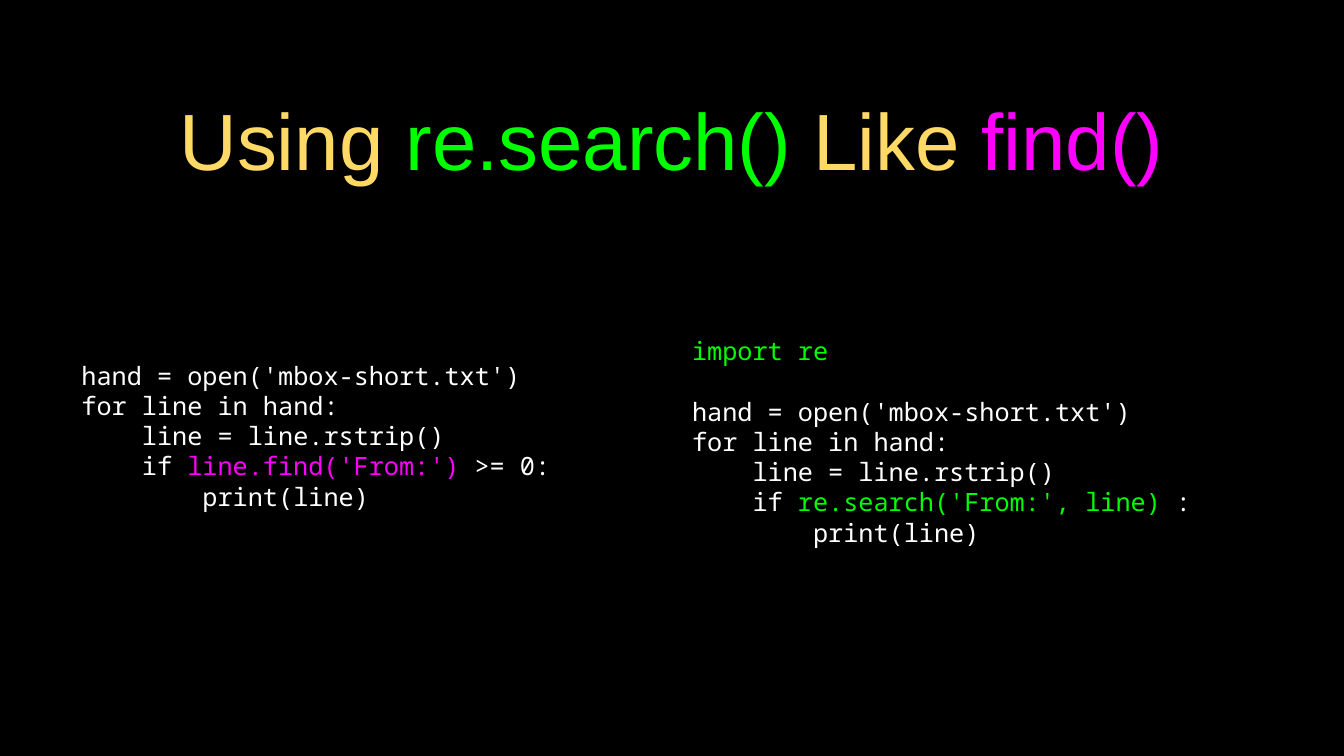
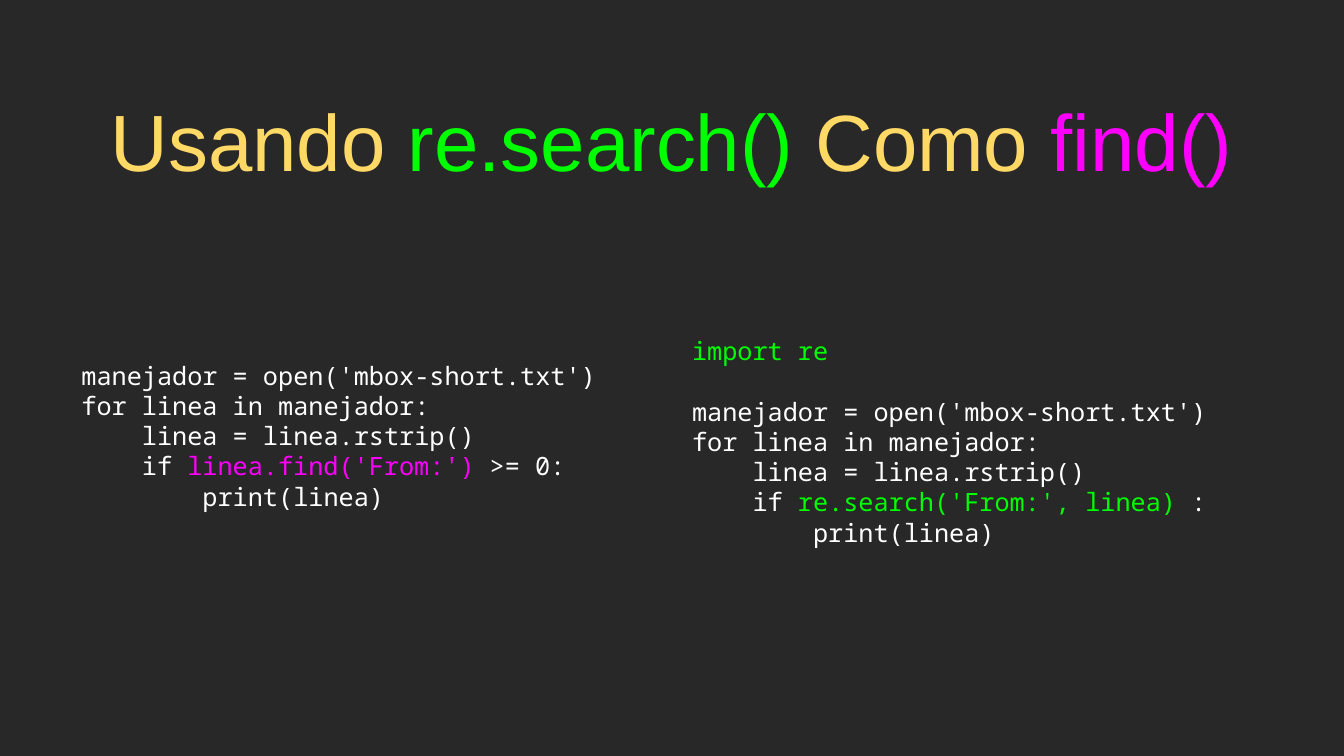
Before and after one commit to csev/py4e, a slide deck: slide 9 of lectures3/Pythonlearn-11-Regex.pptx. Drawn at 1344x756 pixels with LibreOffice and Linux fonts; fonts in the diff are those of the drawing. Boxes give left, top, right and bottom in pixels: in the first picture for what was removed or moved away, otherwise in the second. Text is boxed around its words. In the diff, an @@ line names an element or a change of style, - is before the commit and + after.

```diff
--- a/lectures3/Pythonlearn-11-Regex.pptx
+++ b/lectures3/Pythonlearn-11-Regex.pptx
@@ background #000000 to #282828 @@
@@ title at [111,113,1232,186]: text changed @@
-Using re.search() Like find()
+Usando re.search() Como find()
@@ text at [81,366,596,512]: text changed @@
-hand = open('mbox-short.txt')
-for line in hand:
-line = line.rstrip()
-if line.find('From:') >= 0:
-print(line)
+manejador = open('mbox-short.txt')
+for linea in manejador:
+linea = linea.rstrip()
+if linea.find('From:') >= 0:
+print(linea)
@@ text at [692,402,1207,548]: text changed @@
-hand = open('mbox-short.txt')
-for line in hand:
-line = line.rstrip()
-if re.search('From:', line) :
-print(line)
+manejador = open('mbox-short.txt')
+for linea in manejador:
+linea = linea.rstrip()
+if re.search('From:', linea) :
+print(linea)
@@ rectangle removed at [0,691,1344,756] @@
```
Also in this commit, not shown: 27 other slides changed, 6 slides added, 6 slides removed, 1 other file.
